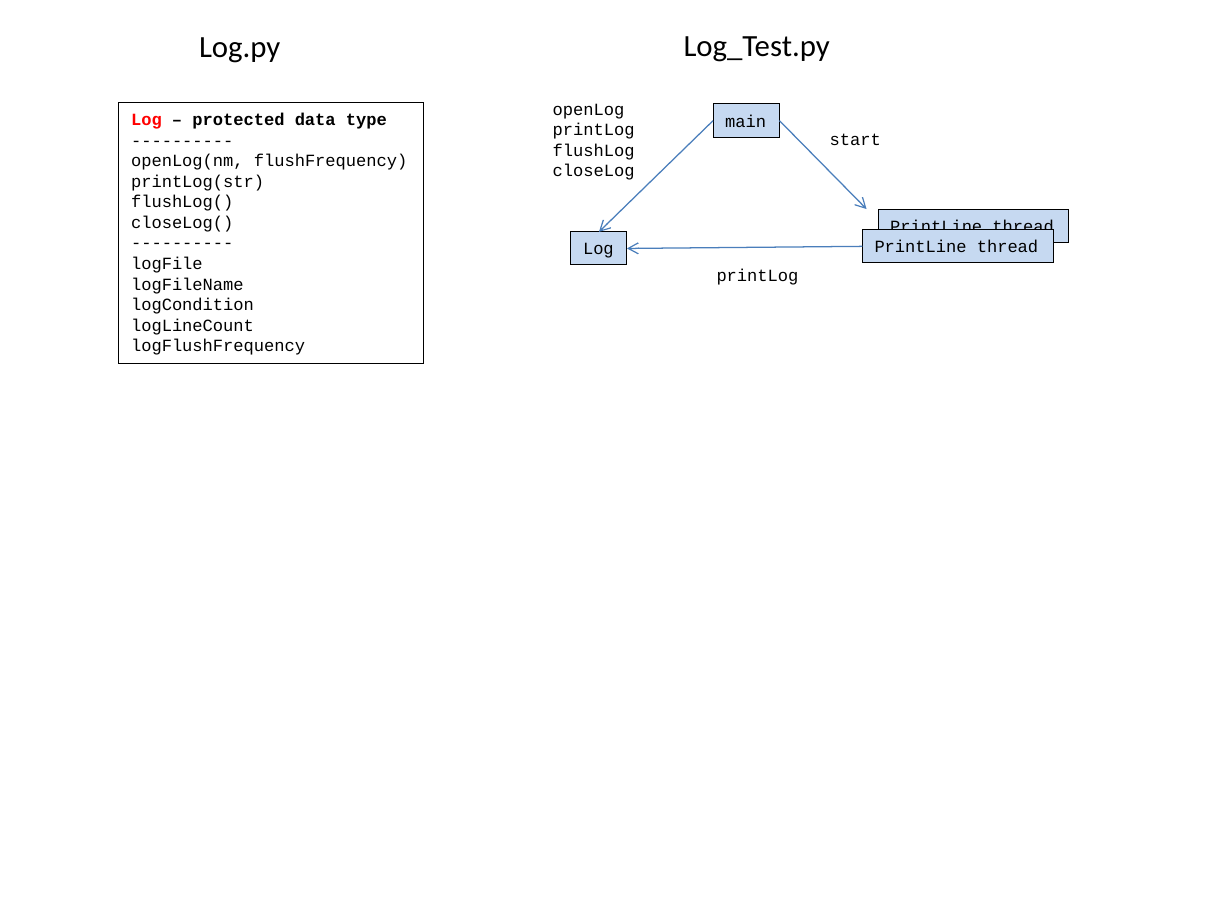
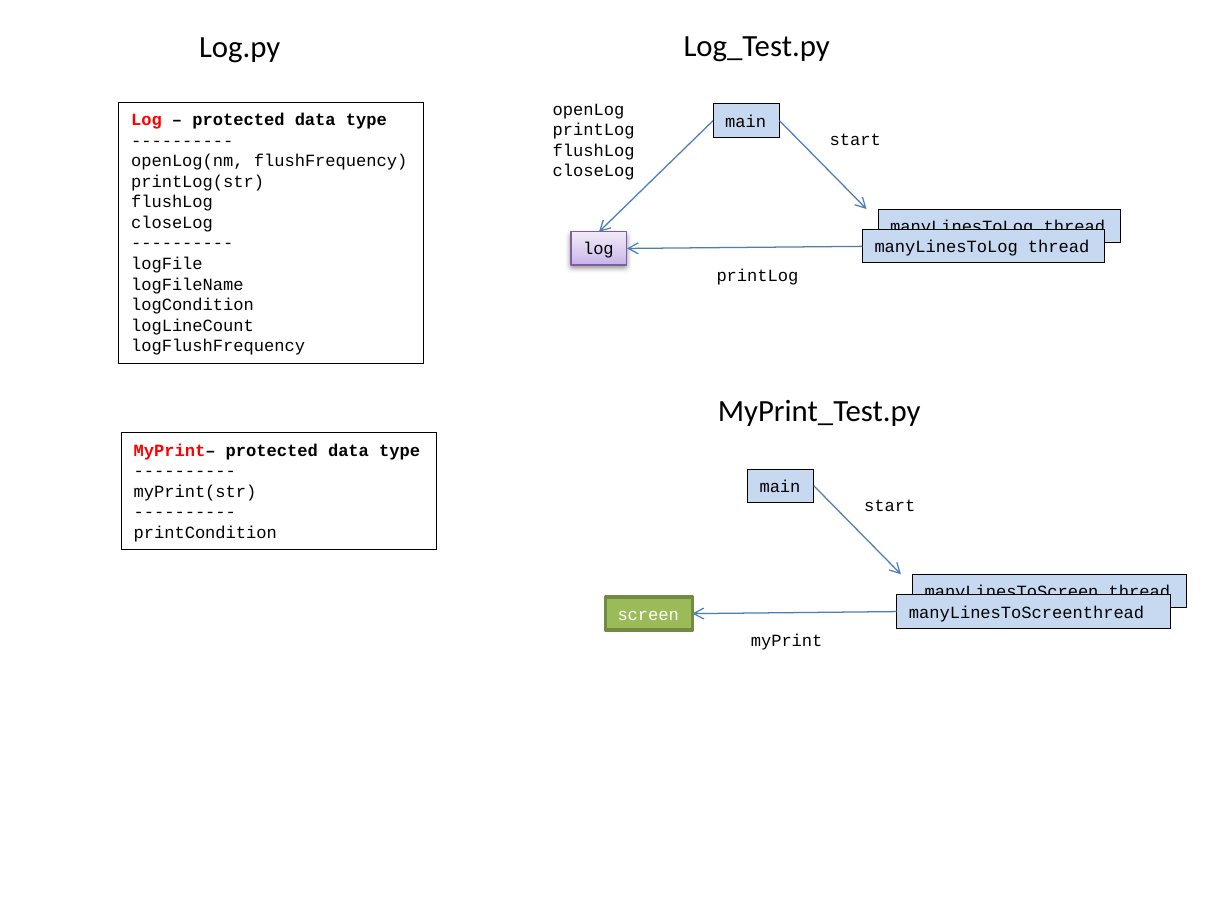
Before and after one commit to mlozborne/motin, a slide deck: slide 3 of Scripting/ScriptingDocumenation/DesignDiagrams.pptx. Drawn at 1232x924 pixels with LibreOffice and Linux fonts; fonts in the diff are those of the drawing. Boxes give left, top, right and bottom in pixels: in the first picture for what was removed or moved away, otherwise in the second. Text is boxed around its words. In the diff, an @@ line names an element or a change of style, - is before the commit and + after.

```diff
--- a/Scripting/ScriptingDocumenation/DesignDiagrams.pptx
+++ b/Scripting/ScriptingDocumenation/DesignDiagrams.pptx
@@ text in rectangle at (131,195,213,232): text changed @@
-flushLog()
-closeLog()
+flushLog
+closeLog
@@ rectangle "manyLinesToLog thread": place and size @@
-rectangle "manyLinesToLog thread" at (878,209,1069,243)
+rectangle "manyLinesToLog thread" at (878,209,1121,243)
@@ rectangle "log" at (570,232,626,265): fill #C6D9F1 to gradient #C9B5E8 to #D8CBEE to #F0EAF9; outline #000000 0.75 pt to #7D60A0 0.75 pt; shadow on @@
@@ rectangle "manyLinesToLog thread": place and size @@
-rectangle "manyLinesToLog thread" at (862,230,1053,264)
+rectangle "manyLinesToLog thread" at (862,230,1105,264)
@@ text in rectangle at (890,219,1105,237): text changed @@
-PrintLine thread
+manyLinesToLog thread
@@ text in rectangle at (583,242,614,258): text changed @@
-Log
+log
@@ text in rectangle at (875,240,1089,256): text changed @@
-PrintLine thread
+manyLinesToLog thread
@@ text added at (718,400,921,426), 18 pt, text #000000 @@
+MyPrint_Test.py
@@ rectangle added at (122,432,437,548), outline #000000 0.75 pt, 10 pt, text #000000 @@
+MyPrint– protected data type
+----------
+myPrint(str)
+----------
+printCondition
@@ rectangle added at (748,469,814,503), fill #C6D9F1, outline #000000 0.75 pt, 10 pt, text #000000 @@
+main
@@ arrow added from (814, 485) to (901, 574), #4B7EBC 0.75 pt @@
@@ text added at (864,499,915,511), 10 pt, text #000000 @@
+start
@@ rectangle added at (605,598,692,631), fill #9BBB59, outline #738A42 2 pt, 10 pt, text #FFFFFF @@
+screen
@@ rectangle added at (897,595,1170,628), fill #C6D9F1, outline #000000 0.75 pt, 10 pt, text #000000 @@
+manyLinesToScreenthread
@@ rectangle added at (913,574,1186,607), fill #C6D9F1, outline #000000 0.75 pt, 10 pt, text #000000 @@
+manyLinesToScreen thread
@@ arrow added from (897, 611) to (692, 614), #4B7EBC 0.75 pt @@
@@ text added at (751,634,823,650), 10 pt, text #000000 @@
+myPrint
```
Also in this commit, not shown: 5 other slides changed, 2 slides added, 16 other files.
